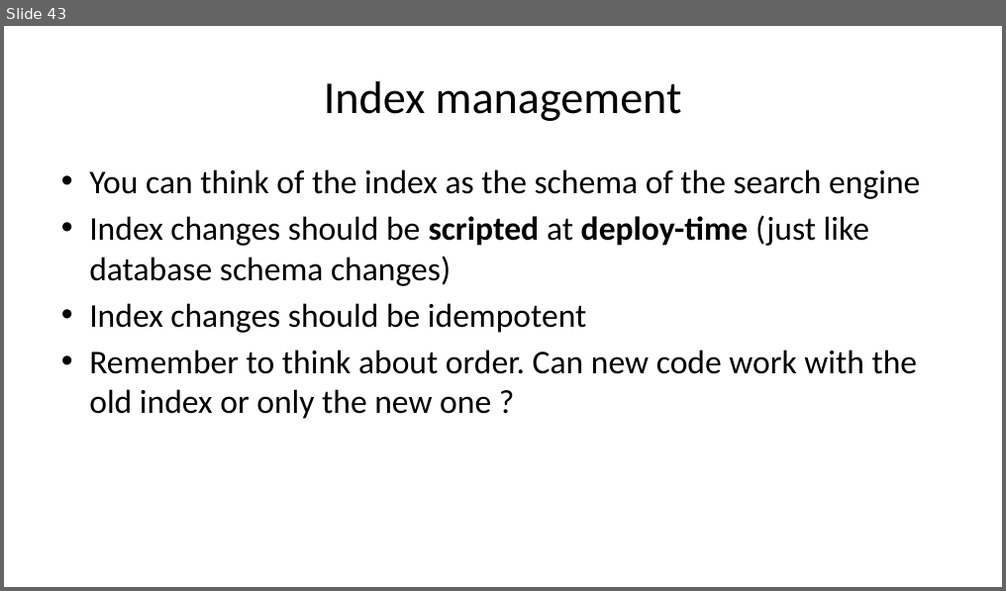
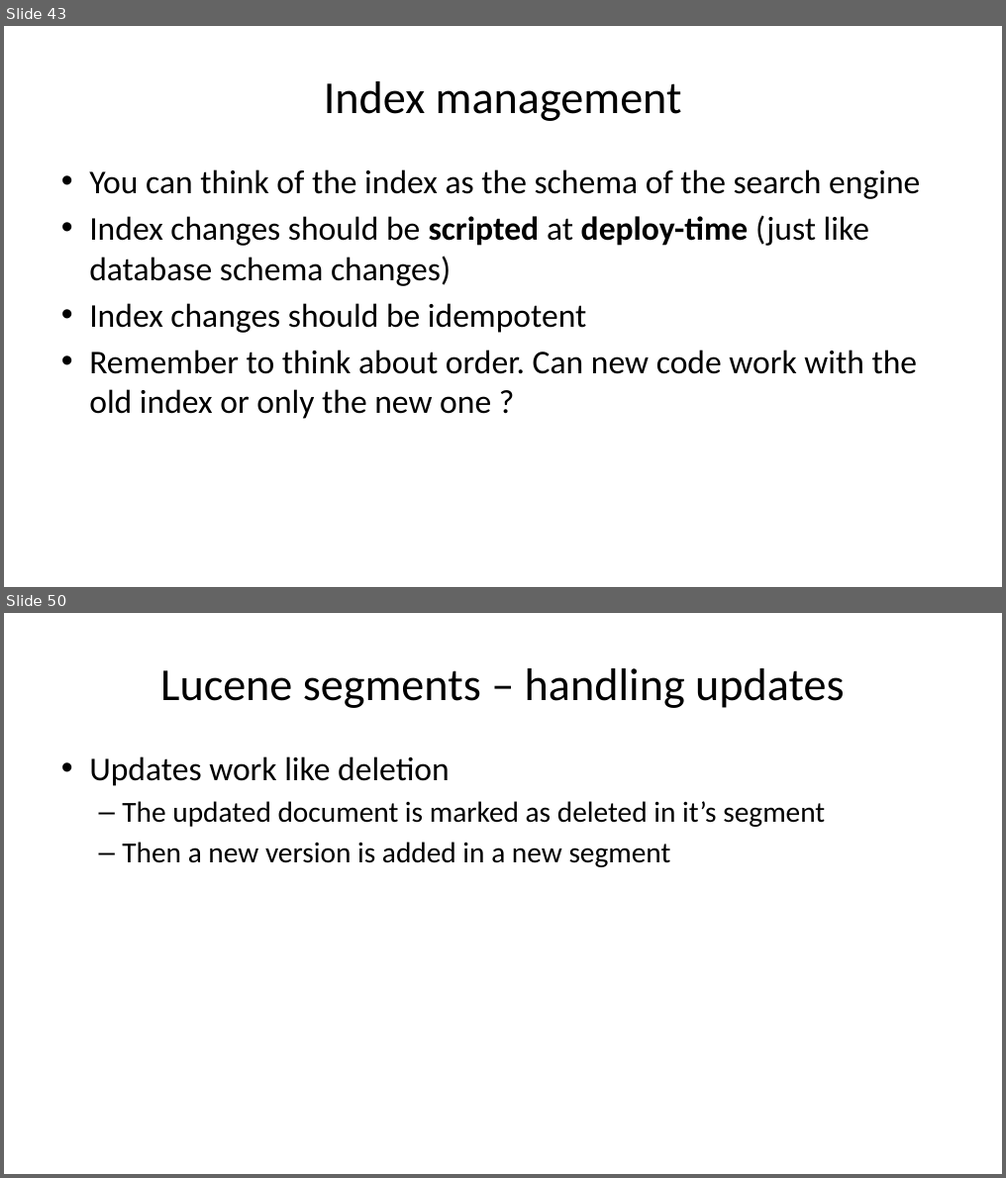
Before and after one commit to driis/ElasticTalk, a slide deck: ElasticSearch Presentation.pptx. Shown one above the other, each under a label of ours: slide 43 before the commit, slides 43 and 50 after it; the slides between them are not shown. The pictures are 1006x591 and 1006x1178 pixels, drawn with LibreOffice and Linux fonts; fonts in the diff are those of the drawing. Boxes give left, top, right and bottom in pixels: in the first picture for what was removed or moved away, otherwise in the second. Text is boxed around its words. In the diff, an @@ line names an element or a change of style, - is before the commit and + after.

```diff
--- a/ElasticSearch Presentation.pptx
+++ b/ElasticSearch Presentation.pptx
@@ slide 50 added at bbox=[4, 613, 1002, 1174], background #FFFFFF @@
@@ title added at bbox=[160, 668, 844, 708], 44 pt, text #000000 @@
+Lucene segments – handling updates
@@ text added at bbox=[89, 757, 825, 867], 28 pt, text #000000 @@
+• Updates work like deletion
+  – The updated document is marked as deleted in it’s segment
+  – Then a new version is added in a new segment
```
Also in this commit, not shown: 6 slides changed, 31 other slides added, 1 slide removed.
